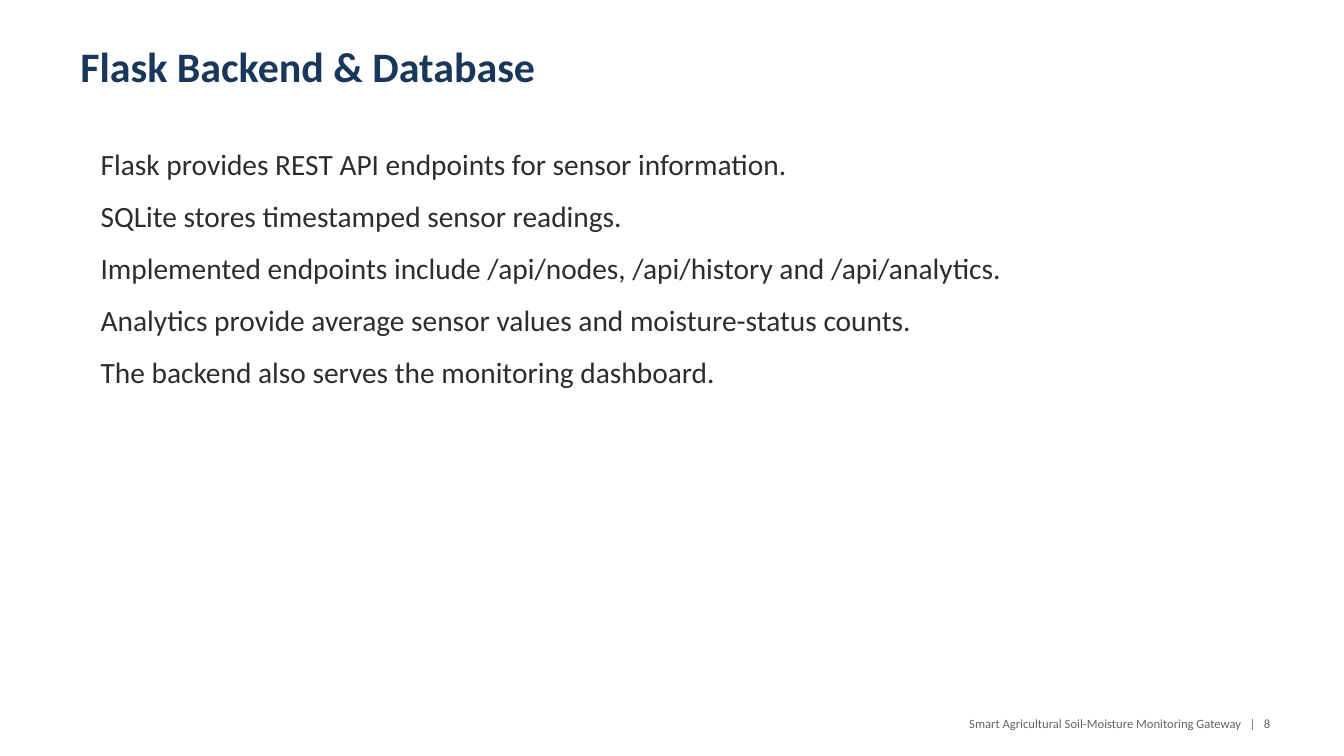
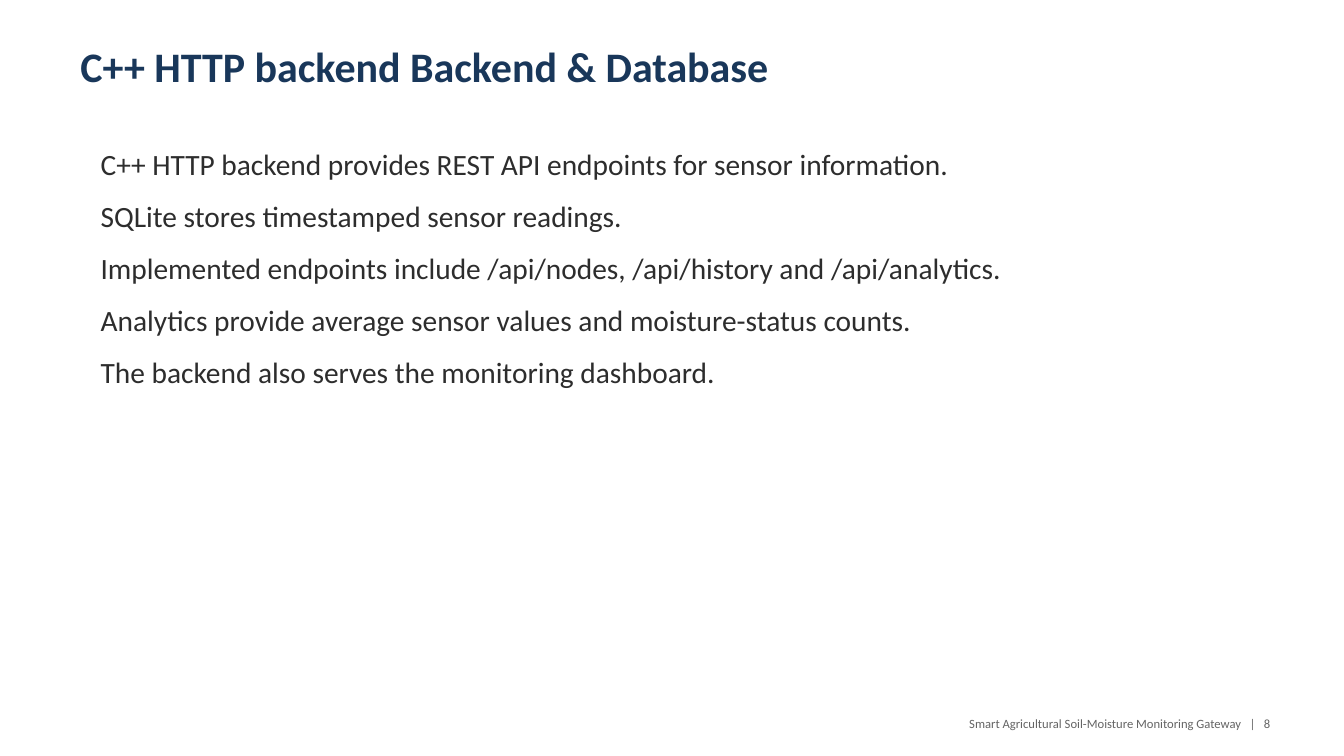
Before and after one commit to anshumanpattnaik153-ctrl/soil-moisture-gateway, a slide deck: slide 8 of docs/final/soil_moisture_gateway_presentation.pptx. Drawn at 1344x756 pixels with LibreOffice and Linux fonts; fonts in the diff are those of the drawing. Boxes give left, top, right and bottom in pixels: in the first picture for what was removed or moved away, otherwise in the second. Text is boxed around its words. In the diff, an @@ line names an element or a change of style, - is before the commit and + after.

```diff
--- a/docs/final/soil_moisture_gateway_presentation.pptx
+++ b/docs/final/soil_moisture_gateway_presentation.pptx
@@ text at [80,52,769,83]: text changed @@
-Flask Backend & Database
+C++ HTTP backend Backend & Database
@@ text at [101,154,948,180]: text changed @@
-Flask provides REST API endpoints for sensor information.
+C++ HTTP backend provides REST API endpoints for sensor information.
```
Also in this commit, not shown: 4 other slides changed, 1 other file.
